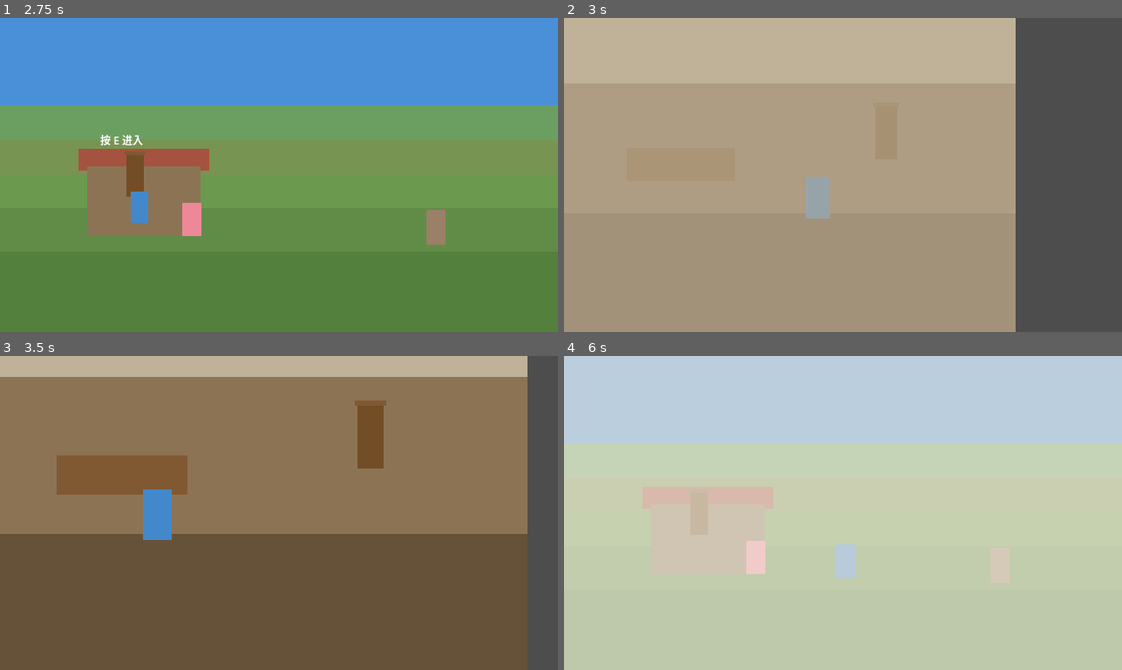
Above: before the commit, frames 1-4 (two rows, left to right).
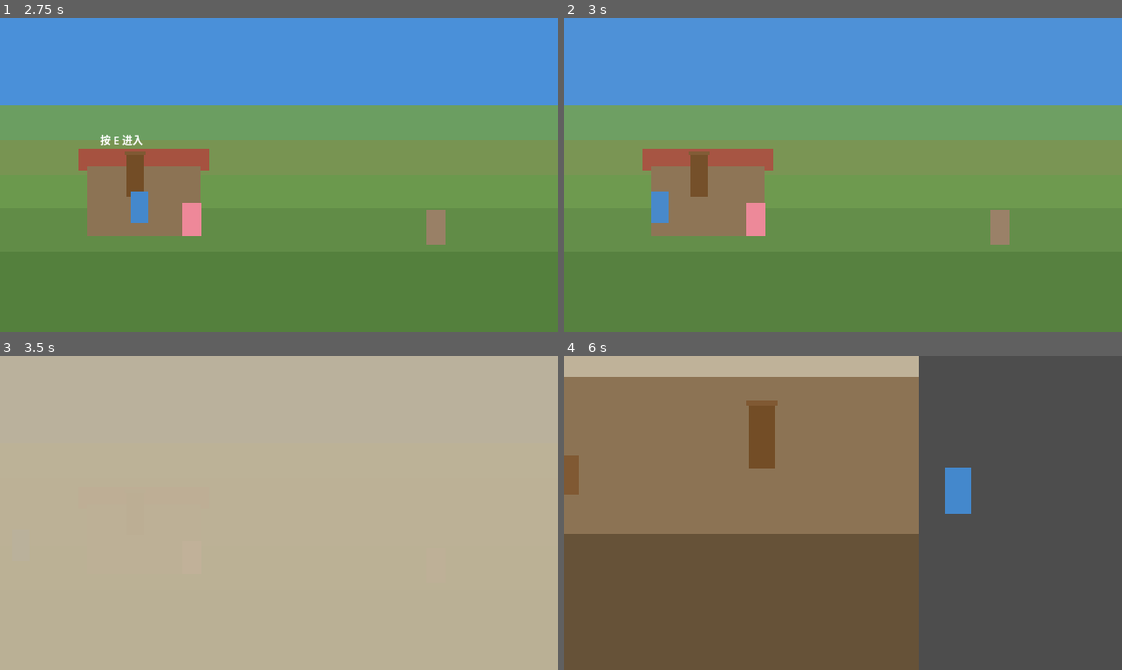
Above: after the commit, the same moments.

Repository: yuanzhoucanxiang/caojie
Game: Godot game, scene res://scenes/main.tscn
Same seed, same stepped clock (60 frames per second), same inputs: the game is played once before the commit and once after it.
Inputs (mouse positions are in pixels of both pictures, inside the frame that each line leads up to):
- Up to frame 1 (2.75 s): tap Enter at 0.5, 2 s; move the mouse to (251, 237) at 0.52 s; hold W (move_up) 0.53-2.03 s; tap E (interact) at 0.6, 1.35, 2.1 s; click (251, 237) at 0.67 s; tap Space at 1.25 s; move the mouse to (446, 222) at 1.27 s; click (446, 222) at 1.42 s; move the mouse to (111, 127) at 2.02 s; hold A (move_left) from 2.03 s (still down); click (111, 127) at 2.17 s
- Up to frame 2 (3 s): keep holding A (move_left); move the mouse to (870, 175) at 2.77 s; tap E (interact) at 2.85 s; click (870, 175) at 2.92 s
- Up to frame 3 (3.5 s): keep holding A (move_left)
- Up to frame 4 (6 s): move the mouse to (759, 434) at 3.52 s; release A (move_left) at 3.53 s; hold S (move_down) 3.53-4.28 s; tap E (interact) every 0.75 s from 3.6 to 5.85 s; click (759, 434) at 3.67 s; move the mouse to (965, 497) at 4.27 s; hold D (move_right) 4.28-5.03 s; click (965, 497) at 4.42 s; move the mouse to (731, 528) at 5.02 s; hold W (move_up) 5.03-5.78 s; click (731, 528) at 5.17 s; move the mouse to (898, 443) at 5.77 s; hold D (move_right) from 5.78 s (still down); click (898, 443) at 5.92 s

Frame 1 is identical in both runs. In frame 2, 100% of the frame differs, in the area x 0-100%, y 0-100%; in frame 3, 94%; in frame 4, 100%.

Commit message:
开发日志Wiki上线+Phase 4.4水彩过渡shader+项目目录结构补全
- docs/logs/ 新增开发日志Docsify Wiki（和策划案同一套美术风格）
- docs/_sidebar.md 添加"开发日志"链接
- 水彩过渡shader实现：边缘扩散+褪色效果+场景主色调
- assets/补全素材目录：Characters/Scenes/UI/Items/Expressions/SFX/BGM/Fonts/Materials
- docs/补全文档目录：Design/GDD
- scenes/补全子目录：areas/npcs/ui

Diff:
--- a/scripts/autoload/scene_manager.gd
+++ b/scripts/autoload/scene_manager.gd
@@ -1,12 +1,15 @@
-## 职责：场景切换管理——全屏过渡动画、室内外镜头切换
+## 职责：场景切换管理——水彩过渡动画、室内外镜头切换
 ## 谁使用它：场景边界触发器（StaticBody2D）
-## 它使用谁：无（通过场景树操作）
+## 它使用谁：watercolor_transition shader
 
 extends Node
 
 signal transition_completed
 
 var _overlay: ColorRect
+var _fade_overlay: ColorRect
+var _shader_material: ShaderMaterial
+var _noise_texture: NoiseTexture2D
 var _is_transitioning: bool = false
 
 const CAMERA_CONFIGS = {
@@ -21,19 +24,50 @@
 
 
 func _ready() -> void:
-	# 创建全屏遮罩
+	# 创建噪声纹理（FastNoiseLite 生成有机纹理）
+	var noise = FastNoiseLite.new()
+	noise.noise_type = FastNoiseLite.TYPE_SIMPLEX_SMOOTH
+	noise.seed = randi()
+	noise.frequency = 0.006
+
+	_noise_texture = NoiseTexture2D.new()
+	_noise_texture.noise = noise
+	_noise_texture.width = 512
+	_noise_texture.height = 512
+	_noise_texture.seamless = true
+	# 等待噪声纹理生成完成
+	await _noise_texture.changed
+
+	# 加载 shader
+	var shader = load("res://shaders/watercolor_transition.gdshader") as Shader
+	_shader_material = ShaderMaterial.new()
+	_shader_material.shader = shader
+	_shader_material.set_shader_parameter("noise_tex", _noise_texture)
+	_shader_material.set_shader_parameter("dissolve", 0.0)
+
+	# 创建全屏遮罩（水彩层）
 	_overlay = ColorRect.new()
 	_overlay.color = Color(0, 0, 0, 0)
 	_overlay.mouse_filter = Control.MOUSE_FILTER_IGNORE
 	_overlay.z_index = 4096
+	_overlay.material = _shader_material
 	add_child(_overlay)
+
+	# 褪色层：用场景暖色调（默认院子土黄色），过渡时叠加褪色感
+	_fade_overlay = ColorRect.new()
+	_fade_overlay.color = Color(0.85, 0.8, 0.7, 0)
+	_fade_overlay.mouse_filter = Control.MOUSE_FILTER_IGNORE
+	_fade_overlay.z_index = 4095
+	add_child(_fade_overlay)
 
 
 func _process(_delta: float) -> void:
 	# 确保遮罩始终覆盖全屏
+	var viewport_size = get_viewport().get_visible_rect().size
 	if _overlay and is_instance_valid(_overlay):
-		var viewport_size = get_viewport().get_visible_rect().size
 		_overlay.size = viewport_size
+	if _fade_overlay and is_instance_valid(_fade_overlay):
+		_fade_overlay.size = viewport_size
 
 
 func change_to_packed(packed_scene: PackedScene, area_id: String = "courtyard", transition_color: Color = Color(0, 0, 0, 1)) -> void:
@@ -42,36 +76,55 @@
 		return
 	_is_transitioning = true
 
-	# 遮罩变黑
-	_overlay.color = transition_color
+	# 设置水彩颜色 + 褪色层用场景主色调（初始透明）
+	_shader_material.set_shader_parameter("tint", transition_color)
+	_fade_overlay.color = Color(transition_color.r, transition_color.g, transition_color.b, 0.0)
 
-	# 实例化新场景
+	# 水彩扩散（0→1）+ 褪色（alpha 0→0.5）
+	var tween_out = create_tween()
+	tween_out.set_parallel(true)
+	tween_out.tween_method(_set_dissolve, 0.0, 1.0, 0.8) \
+		.set_ease(Tween.EASE_IN_OUT).set_trans(Tween.TRANS_SINE)
+	tween_out.tween_property(_fade_overlay, "color:a", 0.5, 0.8) \
+		.set_ease(Tween.EASE_IN_OUT).set_trans(Tween.TRANS_SINE)
+	await tween_out.finished
+
+	# 水彩完全覆盖后短暂停顿，确保场景切换在遮罩下完成
+	await get_tree().create_timer(0.15).timeout
+
+	# 切换场景
 	var new_instance = packed_scene.instantiate()
-
-	# 移除旧场景
 	var old = get_tree().current_scene
 	if old:
 		get_tree().root.remove_child(old)
 		old.queue_free()
 
-	# 添加新场景
 	get_tree().root.add_child(new_instance)
 	get_tree().current_scene = new_instance
 	_current_area = area_id
 	print("【场景】新场景已就位: ", new_instance.name)
 
-	# 等一帧后淡入
 	await get_tree().process_frame
 	_apply_camera_config(area_id)
 
-	var tween = create_tween()
-	tween.tween_property(_overlay, "color:a", 0.0, 0.4)
-	await tween.finished
+	# 水彩退去（1→0）+ 画面恢复（alpha 0.5→0）
+	var tween_in = create_tween()
+	tween_in.set_parallel(true)
+	tween_in.tween_method(_set_dissolve, 1.0, 0.0, 0.8) \
+		.set_ease(Tween.EASE_IN_OUT).set_trans(Tween.TRANS_SINE)
+	tween_in.tween_property(_fade_overlay, "color:a", 0.0, 0.8) \
+		.set_ease(Tween.EASE_IN_OUT).set_trans(Tween.TRANS_SINE)
+	await tween_in.finished
 
-	_overlay.color = Color(0, 0, 0, 0)
+	_shader_material.set_shader_parameter("dissolve", 0.0)
+	_fade_overlay.color = Color(0.85, 0.8, 0.7, 0)
 	_is_transitioning = false
 	transition_completed.emit()
 	print("【场景】切换完成!")
+
+
+func _set_dissolve(value: float) -> void:
+	_shader_material.set_shader_parameter("dissolve", value)
 
 
 func _apply_camera_config(area_id: String) -> void:
--- /dev/null
+++ b/shaders/watercolor_transition.gdshader
@@ -0,0 +1,35 @@
+shader_type canvas_item;
+
+uniform sampler2D noise_tex : filter_linear, repeat_enable;
+uniform float dissolve : hint_range(0.0, 1.0) = 0.0;
+uniform vec4 tint : source_color = vec4(0.95, 0.93, 0.88, 1.0);
+uniform float noise_scale = 6.0;
+uniform float pixel_block = 6.0;
+
+void fragment() {
+	// 像素化
+	vec2 pix = floor(UV / pixel_block) * pixel_block;
+
+	// 到屏幕边缘的距离 [0, 0.5]（边缘=0，中心=0.5）
+	float edge_dist = min(min(pix.x, 1.0 - pix.x), min(pix.y, 1.0 - pix.y));
+
+	// 两层噪声
+	float n1 = texture(noise_tex, pix * noise_scale).r;
+	float n2 = texture(noise_tex, pix * noise_scale * 1.7 + vec2(3.14, 1.62)).r;
+	float n = mix(n1, n2, 0.5);
+
+	// 覆盖度 = (0.5 - 边缘距离) + 噪声扰动
+	// 边缘像素覆盖度高（接近0.6），中心低（接近0）
+	// 高噪声值让某些边缘区域更容易被覆盖（先出现）
+	float coverage = (0.5 - edge_dist) + n * 0.15;
+
+	// dissolve 控制覆盖范围：覆盖度 < dissolve 的区域被水彩覆盖
+	// dissolve=0 时 coverage 始终 >= 0，step 返回 0，完全透明
+	float mask = step(coverage, dissolve);
+
+	// 水彩边缘柔化
+	float fringe = smoothstep(dissolve, dissolve - 0.08, coverage);
+	mask = max(mask, fringe * 0.6) * step(0.001, dissolve);
+
+	COLOR = vec4(tint.rgb, mask * 0.92);
+}
Not shown, added: assets/Fonts/.gitkeep
Not shown, added: assets/Materials/.gitkeep
Not shown, added: assets/sounds/BGM/.gitkeep
Not shown, added: assets/sounds/SFX/.gitkeep
Not shown, added: assets/sprites/Characters/.gitkeep
Not shown, added: assets/sprites/Expressions/.gitkeep
Not shown, added: assets/sprites/Items/.gitkeep
Not shown, added: assets/sprites/Scenes/.gitkeep
Not shown, added: assets/sprites/UI/.gitkeep
Not shown, added: docs/Design/.gitkeep
Not shown, added: docs/GDD/.gitkeep
Not shown, changed: docs/_sidebar.md
(and 19 more such lines)
